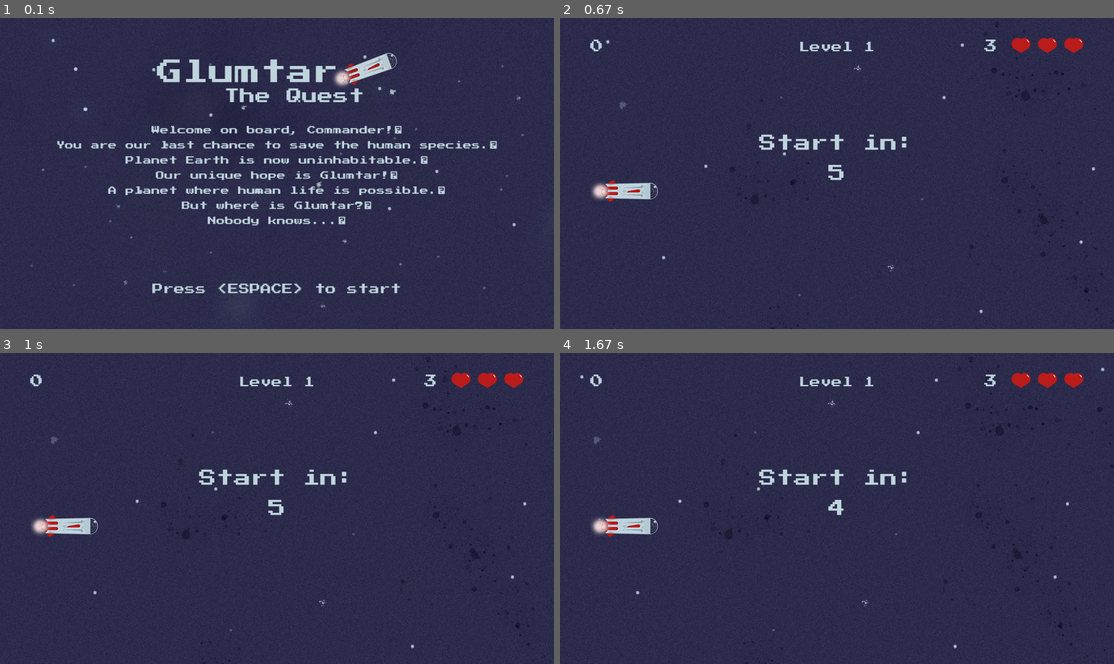
Above: before the commit, frames 1-4 (two rows, left to right).
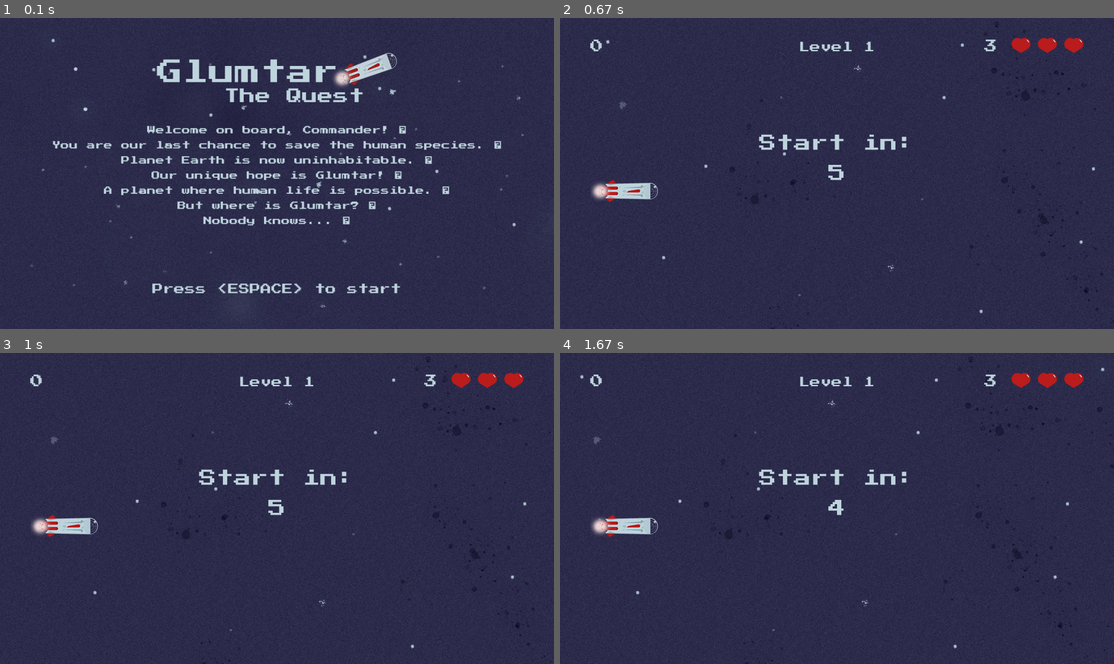
Above: after the commit, the same moments.

Repository: AdrianFSN/proyecto-final-pygame-quest
Game: pygame game, started from main.py
The game is run twice, just before and just after one commit, with the same random seed, the same clock (stepped at 60 frames per second) and the same inputs.
Inputs:
- Up to frame 1 (0.1 s): no input
- Up to frame 2 (0.67 s): tap Space at 0.33 s
- Up to frame 3 (1 s): no input
- Up to frame 4 (1.67 s): no input

The runs differ from the first frame. In frame 1, 4.6% of the frame differs, in the area x 9-91%, y 34-67%; in frame 2, nothing differs; in frame 3, nothing differs; in frame 4, nothing differs.

Commit message:
chore: no consigo quitar los funy characters de mi archivo txt

Diff:
--- /dev/null
+++ b/glumtar/data/front_messages.txt
@@ -0,0 +1,16 @@
+Welcome on board, Commander!
+You are our last chance to save the human species.
+Planet Earth is now uninhabitable.
+Our unique hope is Glumtar!
+A planet where human life is possible.
+But where is Glumtar?
+Nobody knows...
+However, you will find it, won't you?
+Pilot the spacecraft across
+planets until landing on Glumtar.
+Use the key arrows (Up and Down)
+on your keyboard to move the spaceship.
+This won't be a pleasure trip.
+Space is full of meteorite storms.
+Go and save us, Commander.
+Good luck!
--- a/glumtar/data/messages.py
+++ b/glumtar/data/messages.py
@@ -31,6 +31,8 @@
     def renderize_lines(self, screen):
         with open(self.text_file_path, mode='r', encoding='UTF-8', newline='\n') as message_file:
             lines = message_file.readlines()
+            print(f"Esto es loq ue hay en lines {lines}")
+            print(f"Esta es la len de lines {len(lines)}")
         if self.pointer <= len(lines):
             for row in range(self.start_reading_point, self.stop_reading_point):
                 self.rendered_line = self.font_style.render(
--- a/glumtar/data/messages.txt
+++ b/glumtar/data/messages.txt
@@ -8,7 +8,7 @@
 However, you will find it, won't you?
 Pilot the spacecraft across
 planets until landing on Glumtar.
-Use the arrow keys (Up and Down)
+Use the key arrows (Up and Down)
 on your keyboard to move the spaceship.
 This won't be a pleasure trip.
 Space is full of meteorite storms.
--- a/glumtar/scenes.py
+++ b/glumtar/scenes.py
@@ -47,9 +47,9 @@
             'glumtar', 'resources', 'fonts', self.font)
         self.font_style = pygame.font.Font(self.font_route, FONT_SIZE)
 
-        self.paragraph1 = Reader('messages.txt', FONT, (0, 7))
-        self.paragraph2 = Reader('messages.txt', FONT, (7, 12))
-        self.paragraph3 = Reader('messages.txt', FONT, (12, 16))
+        self.paragraph1 = Reader('front_messages.txt', FONT, (0, 7))
+        self.paragraph2 = Reader('front_messages.txt', FONT, (7, 12))
+        self.paragraph3 = Reader('front_messages.txt', FONT, (12, 16))
         self.available_messages = [self.paragraph1,
                                    self.paragraph2, self.paragraph3]
         self.paragraph1.renderize_lines(self.screen)
--- a/prueba.py
+++ b/prueba.py
@@ -10,74 +10,3 @@
                 f'Este es self text {self.text} y este es self converted text {self.converted_text}')
 
         return self.converted_text
-
-        """self.instructions_filename = 'messages.txt'
-        self.instructions_file_path = os.path.join(
-            'glumtar', 'data', 'messages.txt') """
-        # self.cursor = 0
-        # self.writer = 0
-        # self.read_instructions()
-        # self.instructions_texts = self.read_instructions()
-
-            # if self.writer < len(self.reader_surfaces):
-            #    self.screen.blit(self.reader_surfaces[self.writer], ((
-            #        self.instructions_posX - self.instructions_render.get_width())/2, self.instructions_posY))
-            # self.show_instructions()
-            # self.draw_instructions(self.instructions_texts[0])
-            # self.screen.blit(self.instructions_render, ((
-            #    self.instructions_posX - self.instructions_render.get_width())/2, self.instructions_posY))
-
-""" def read_instructions(self):
-        with open(self.instructions_file_path, mode='r', encoding='UTF-8', newline='\n') as instructions_file:
-            reader = instructions_file.readlines()
-
-        for lines in reader:
-            # if self.cursor < len(reader):
-            self.instructions_render = self.font_style.render(
-                reader[self.cursor], True, COLUMBIA_BLUE)
-            self.reader_surfaces.append(self.instructions_render)
-            print(f"Este es el reader surfaces {self.reader_surfaces}")
-            self.cursor += 1
-            print(f"Este es el reader_text {lines}")
-
-        return len(self.reader_surfaces) """
-
-    """ def show_instructions(self):
-        self.screen.blit(self.reader_surfaces[0], ((
-            self.instructions_posX - self.instructions_render.get_width())/2, self.instructions_posY))
-        print(f"Surface es {self.reader_surfaces[0]}")
-        position_2 = self.instructions_posY + self.instructions_render.get_height()
-        self.screen.blit(self.reader_surfaces[1], ((
-            self.instructions_posX - self.instructions_render.get_width())/2, position_2))
-        position_3 = position_2 + self.instructions_render.get_height()
-        self.screen.blit(self.reader_surfaces[2], ((
-            self.instructions_posX - self.instructions_render.get_width())/2, position_3))
-        position_4 = position_3 + self.instructions_render.get_height()
-        self.screen.blit(self.reader_surfaces[3], ((
-            self.instructions_posX - self.instructions_render.get_width())/2, position_4))
-        position_5 = position_4 + self.instructions_render.get_height()
-        self.screen.blit(self.reader_surfaces[4], ((
-            self.instructions_posX - self.instructions_render.get_width())/2, position_5))
-        position_6 = position_5 + self.instructions_render.get_height()
-        self.screen.blit(self.reader_surfaces[5], ((
-            self.instructions_posX - self.instructions_render.get_width())/2, position_6))
-        position_7 = position_6 + self.instructions_render.get_height()
-        self.screen.blit(self.reader_surfaces[6], ((
-            self.instructions_posX - self.instructions_render.get_width())/2, position_7)) """
-"""     instructions_posX = WIDTH
-    init_instructions_posY = 250
-    instructions_posY = init_instructions_posY """
-    """ paragraph1 = []
-    paragraph2 = []
-    render_paragraph1 = None
-    render_paragraph2 = None
-    rendered_paragraph1 = []
-    rendered_paragraph2 = []
-
-    reader_surfaces = []
-    lines_writer = 6
-    spacing = FONT_SIZE
-    visible_instruction = None
-    reader = None
-
-    instructions_render = None """
